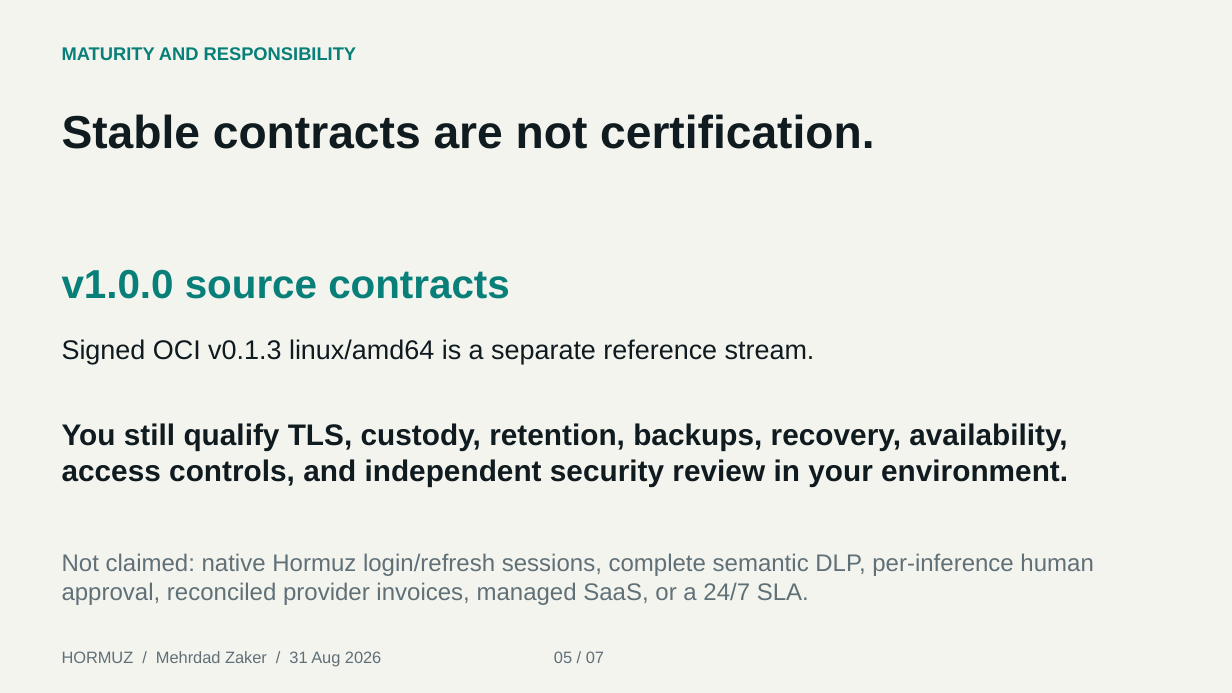
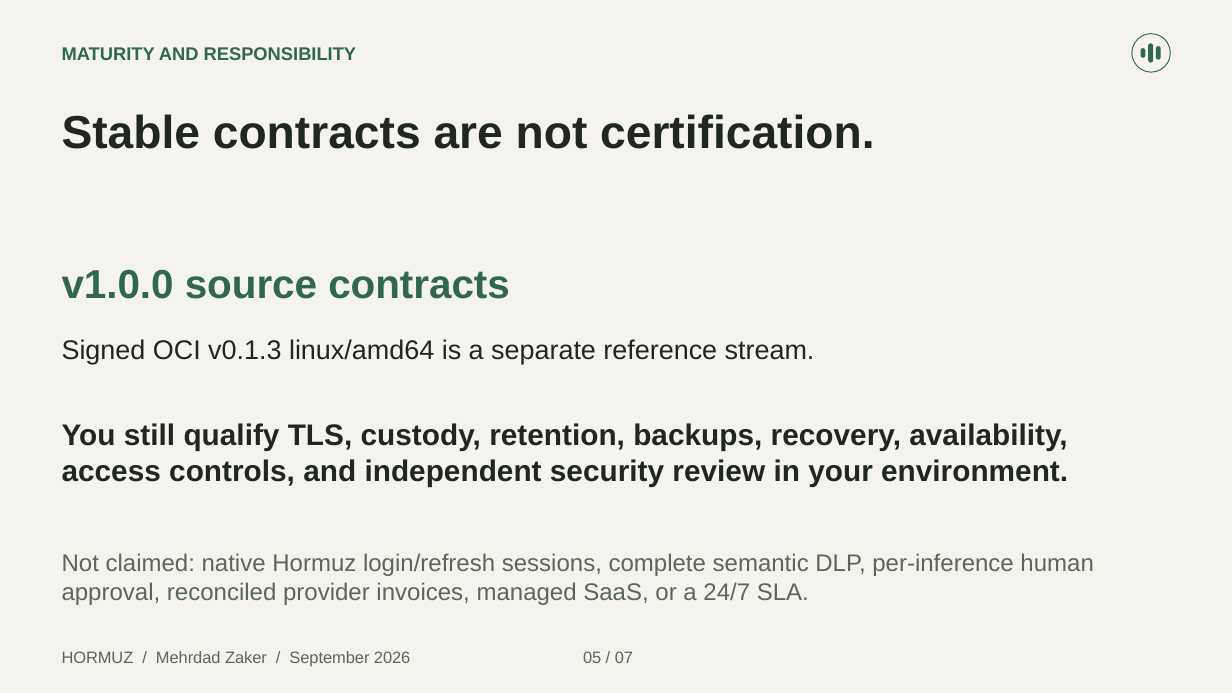
Before and after one commit to Xpounder-com/hormuz, a slide deck: slide 5 of website/public/downloads/hormuz-buyer-briefing.pptx. Drawn at 1232x693 pixels with LibreOffice and Linux fonts; fonts in the diff are those of the drawing. Boxes give left, top, right and bottom in pixels: in the first picture for what was removed or moved away, otherwise in the second. Text is boxed around its words. In the diff, an @@ line names an element or a change of style, - is before the commit and + after.

Commit message:
Build the Hormuz controlled-passage brand across the website and materials

```diff
--- a/website/public/downloads/hormuz-buyer-briefing.pptx
+++ b/website/public/downloads/hormuz-buyer-briefing.pptx
@@ background #F4F4EF to #F4F3EE @@
@@ text "MATURITY AND RESPONSIBILITY" at [62, 47, 357, 60]: text colour #087F78 to #31684B @@
@@ ellipse added at [1132, 33, 1171, 72], outline #31684B 0.75 pt @@
@@ rounded rectangle added at [1141, 48, 1145, 57], fill #31684B @@
@@ rounded rectangle added at [1149, 43, 1153, 63], fill #31684B @@
@@ rounded rectangle added at [1156, 46, 1161, 60], fill #31684B @@
@@ text "v1.0.0 source contracts" at [62, 269, 510, 299]: text colour #087F78 to #31684B @@
@@ text colour #101B20 to #202723 in 3 elements at [62, 114, 874, 149], [62, 339, 815, 365], [62, 423, 1068, 486] @@
@@ text "Not claimed: native Hormuz login/refresh ..." at [62, 553, 1093, 605]: text colour #607077 to #5C6758 @@
@@ text at [62, 651, 633, 666]: text changed; text colour #607077 to #5C6758 @@
-HORMUZ / Mehrdad Zaker / 31 Aug 2026 05 / 07
+HORMUZ / Mehrdad Zaker / September 2026 05 / 07
```
Also in this commit, not shown: 6 other slides changed, 32 other files.
